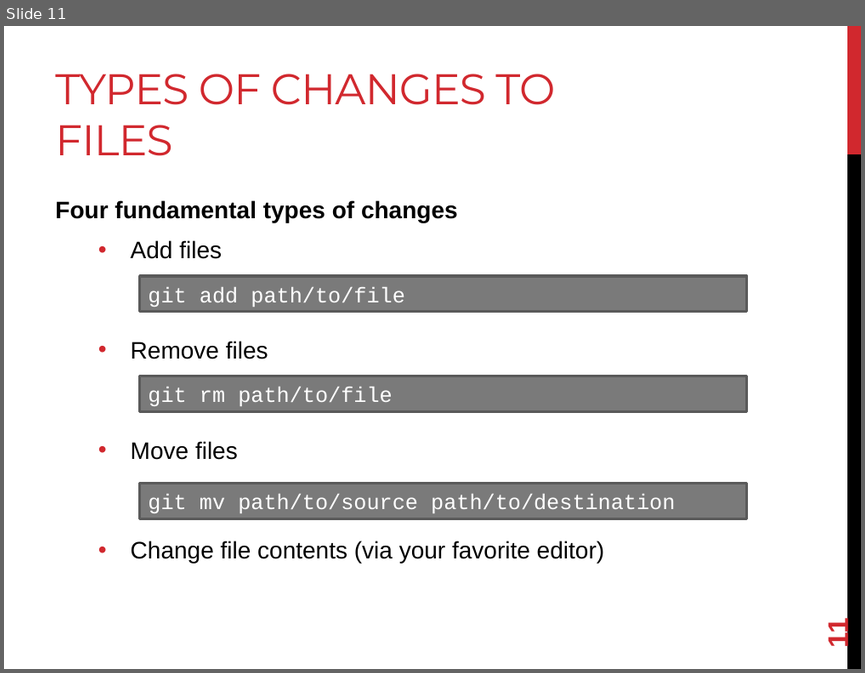
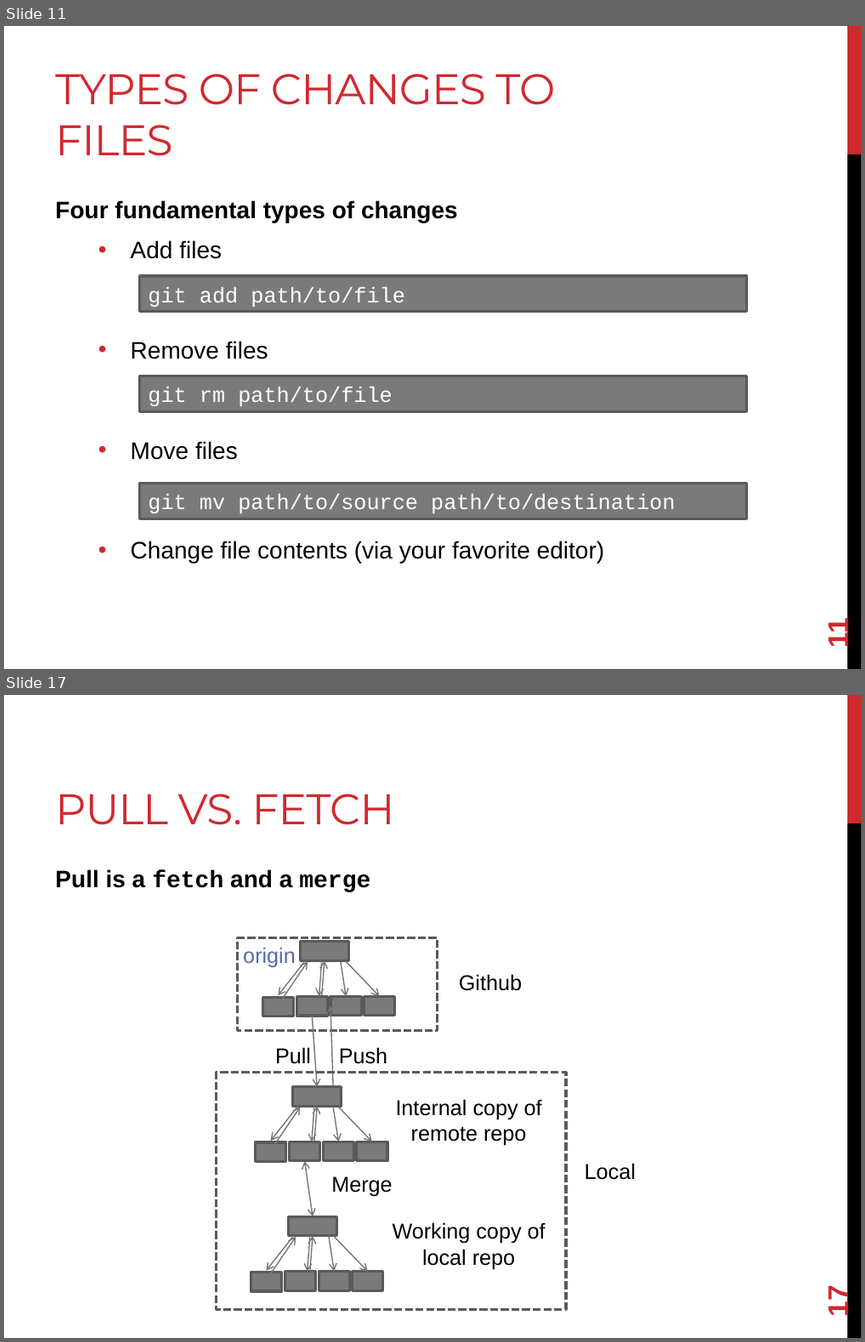
Before and after one commit to joshpeterson/DevelopingConcurrentSoftware, a slide deck: Lectures/Introduction to Distributed Version Control/Introduction to Distributed Version Control.pptx. Shown one above the other, each under a label of ours: slide 11 before the commit, slides 11 and 17 after it; the slides between them are not shown. The pictures are 865x673 and 865x1342 pixels, drawn with LibreOffice and Linux fonts; fonts in the diff are those of the drawing. Boxes give left, top, right and bottom in pixels: in the first picture for what was removed or moved away, otherwise in the second. Text is boxed around its words. In the diff, an @@ line names an element or a change of style, - is before the commit and + after.

```diff
--- a/Lectures/Introduction to Distributed Version Control/Introduction to Distributed Version Control.pptx
+++ b/Lectures/Introduction to Distributed Version Control/Introduction to Distributed Version Control.pptx
@@ slide 17 added at [4, 695, 861, 1338], background #FFFFFF; not listed: 2 template elements that a slide beside it also shows @@
@@ title added at [55, 794, 395, 825], 36 pt, text #D1282E @@
+PULL VS. FETCH
@@ text added at [55, 869, 370, 892], 20 pt, text #000000, bold @@
+Pull is a fetch and a merge
@@ rectangle added at [238, 937, 438, 1030], outline #5A5A5A 2.25 pt dashed @@
@@ text added at [243, 947, 296, 967], 18 pt, text #526DB0 @@
+origin
@@ group added at [262, 941, 395, 1015]: 6 arrows, 5 rectangles @@
@@ text added at [459, 974, 522, 991], 18 pt, text #000000 @@
+Github
@@ arrow added from (312, 1015) to (317, 1087), #777777 1 pt @@
@@ arrow added from (333, 1087) to (330, 1006), #777777 1 pt @@
@@ text added at [275, 1047, 311, 1064], 18 pt, text #000000 @@
+Pull
@@ text added at [339, 1047, 387, 1064], 18 pt, text #000000 @@
+Push
@@ rectangle added at [216, 1072, 566, 1309], outline #5A5A5A 2.25 pt dashed @@
@@ text added at [396, 1099, 542, 1145], 18 pt, text #000000 @@
+Internal copy of remote repo
@@ group added at [255, 1087, 387, 1161]: 6 arrows, 5 rectangles @@
@@ double arrow added from (305, 1161) to (313, 1216), #777777 1 pt @@
@@ text added at [331, 1176, 392, 1197], 18 pt, text #000000 @@
+Merge
@@ text added at [585, 1163, 636, 1179], 18 pt, text #000000 @@
+Local
@@ text added at [392, 1222, 545, 1269], 18 pt, text #000000 @@
+Working copy of local repo
@@ group added at [250, 1216, 383, 1291]: 6 arrows, 5 rectangles @@
@@ page number added at [822, 1287, 854, 1315], 24 pt, text #D1282E, bold @@
+17
```
Also in this commit, not shown: 5 other slides added.
